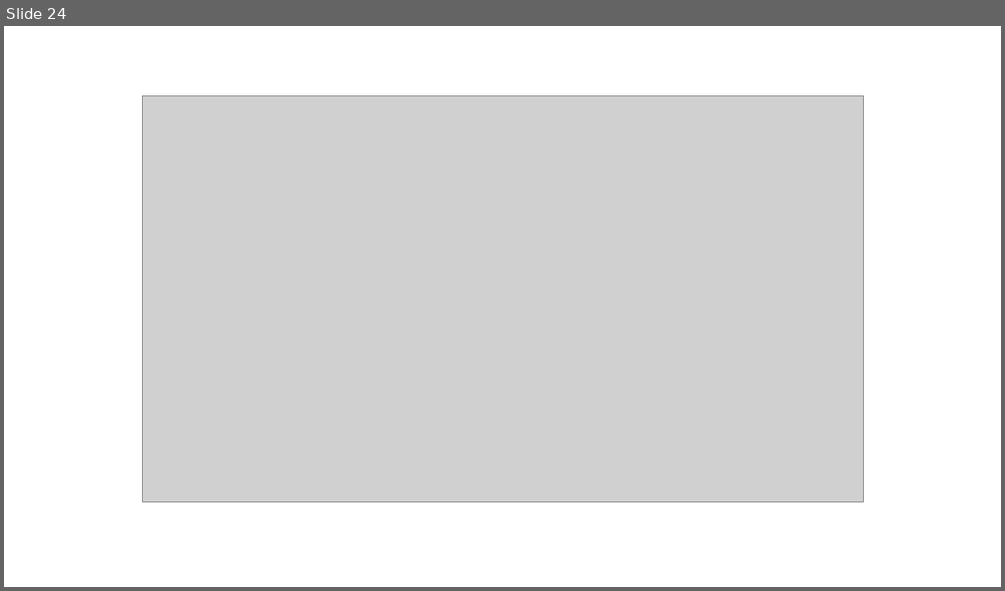
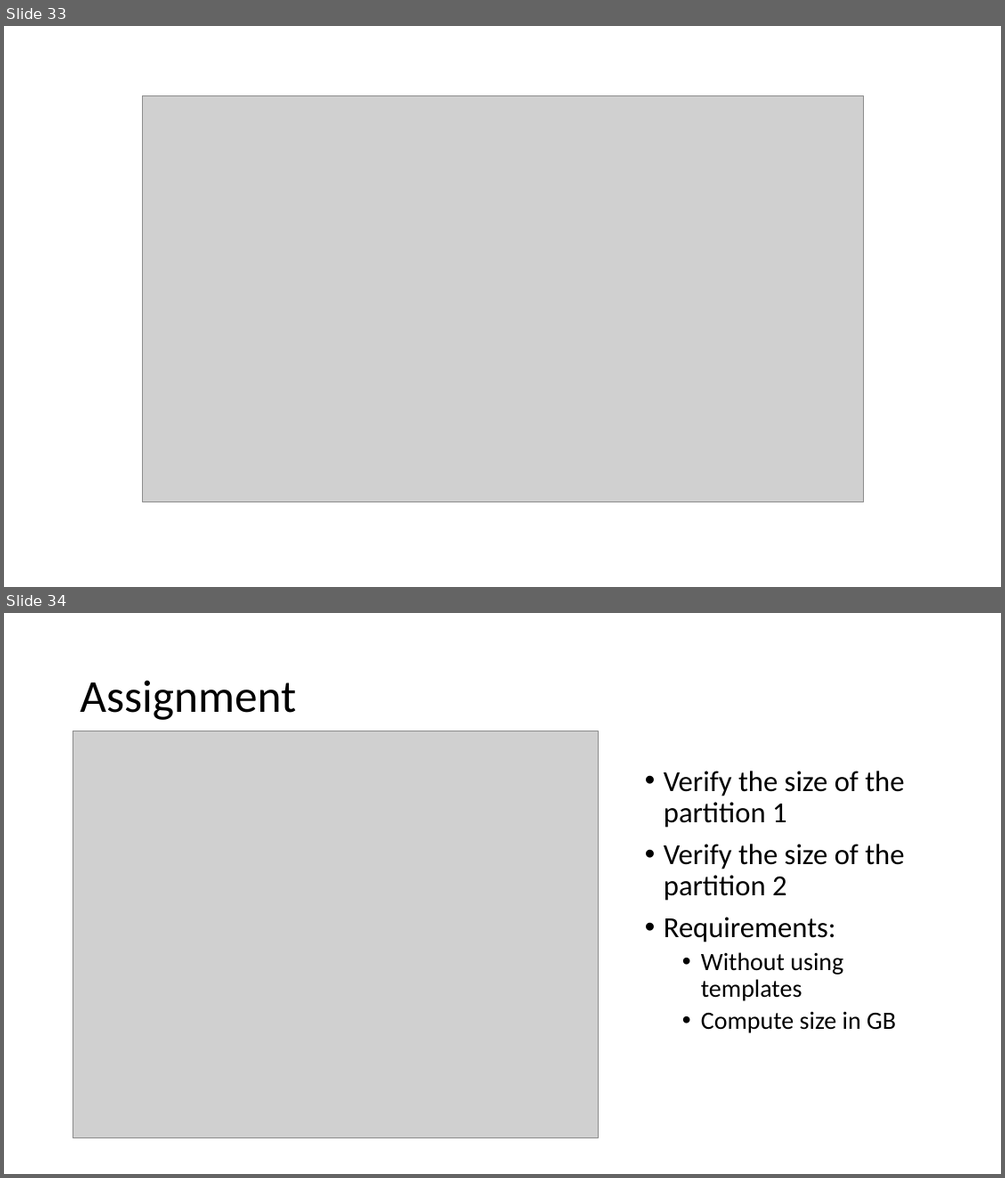
Before and after one commit to frankwxu/digital-forensics-lab, a slide deck: Basic_Computer_Skills_for_Forensics/1_PC_Introduction.pptx. Shown one above the other, each under a label of ours: slide 24 before the commit, slides 33 and 34 after it. The pictures are 1005x591 and 1005x1178 pixels, drawn with LibreOffice and Linux fonts; fonts in the diff are those of the drawing; grey boxes stand for pictures; background and template pictures are left out. Boxes give left, top, right and bottom in pixels: in the first picture for what was removed or moved away, otherwise in the second. Text is boxed around its words. In the diff, an @@ line names an element or a change of style, - is before the commit and + after.

Commit message:
change computer system

```diff
--- a/Basic_Computer_Skills_for_Forensics/1_PC_Introduction.pptx
+++ b/Basic_Computer_Skills_for_Forensics/1_PC_Introduction.pptx
@@ slide 34 added at (x1=4, y1=613, x2=1001, y2=1174), background #FFFFFF @@
@@ title added at (x1=80, y1=680, x2=296, y2=720), 44 pt, text #000000 @@
+Assignment
@@ picture added at (x1=73, y1=731, x2=598, y2=1138) @@
@@ text added at (x1=663, y1=771, x2=904, y2=1033), 28 pt, text #000000 @@
+• Verify the size of the partition 1
+• Verify the size of the partition 2
+• Requirements:
+  • Without using templates
+  • Compute size in GB
@@ what was slide 24 is now slide 33 @@
```
Also in this commit, not shown: 6 slides changed, 11 other slides added, 2 slides removed.
